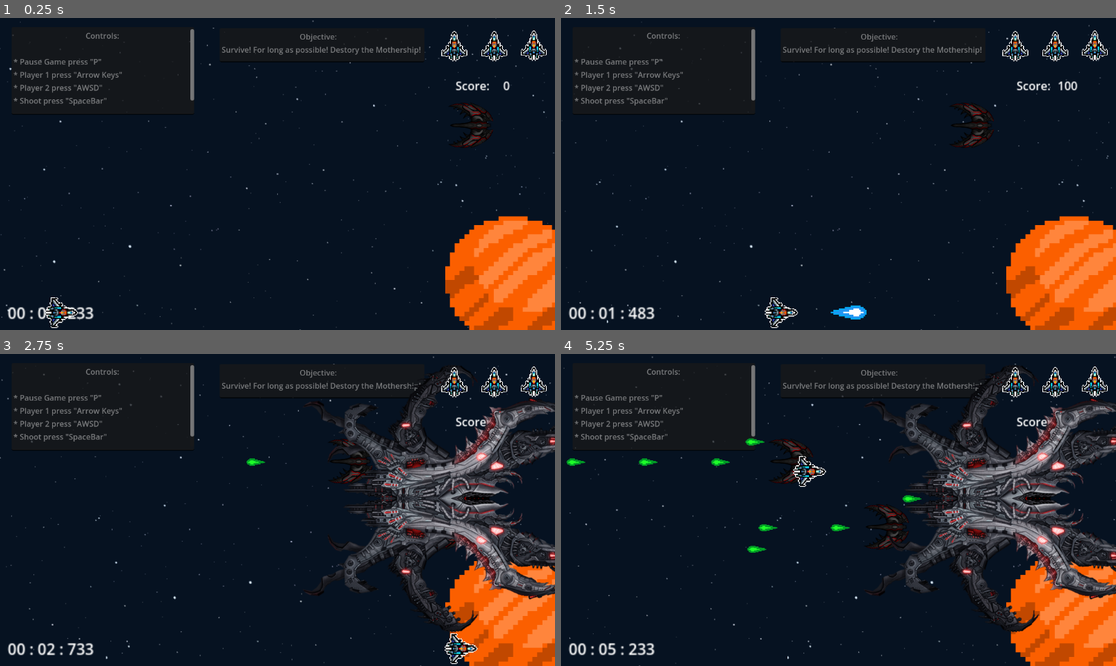
Above: before the commit, frames 1-4 (two rows, left to right).
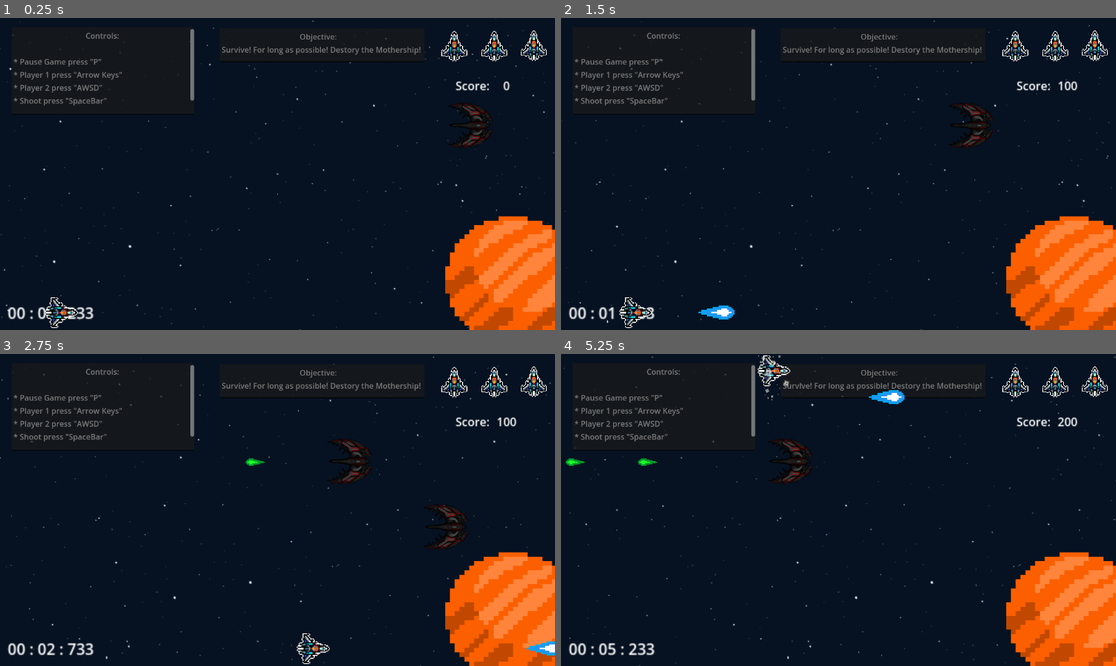
Above: after the commit, the same moments.

Repository: Yereeme/Space-Defenders-New
Game: Godot game, scene res://Game.tscn
Two runs of this game, one before a commit and one after it. Both use one fixed random seed, a clock stepped at 60 frames per second and the inputs below. This scene is started directly instead of the project's main scene.
Inputs:
- Up to frame 1 (0.25 s): no input
- Up to frame 2 (1.5 s): tap Enter at 0.5 s; hold Right (Right) 0.53-1.28 s; hold Space (Shoot) 0.53-1.28 s; hold Down (Down) from 1.28 s (still down); tap Space (Shoot) at 1.35 s
- Up to frame 3 (2.75 s): release Down (Down) at 2.03 s; hold Right (Right) from 2.03 s (still down); hold Space (Shoot) from 2.03 s (still down)
- Up to frame 4 (5.25 s): release Right (Right) at 2.78 s; release Space (Shoot) at 2.78 s; hold Up (Up) 2.78-3.53 s; tap Space (Shoot) at 2.85, 4.35 s; hold Space (Shoot) 3.53-4.28 s; hold Left (Left) 3.53-5.03 s; hold Down (Down) from 5.03 s (still down); hold Space (Shoot) from 5.03 s (still down)

The runs differ from the first frame. In frame 1, 0.1% of the frame differs, in the area x 80-89%, y 27-42%; in frame 2, 1.1%; in frame 3, 13%; in frame 4, 14%, in the area x 0-100%, y 0-90%.

Commit message:
multi

Diff:
--- a/Enemies/Scripts/enemy.gd
+++ b/Enemies/Scripts/enemy.gd
@@ -9,6 +9,10 @@
 
 func _ready() -> void:
 	# Create a timer to handle shooting
+
+	if not multiplayer.is_server():
+		return
+
 	var shooting_timer = Timer.new()
 	shooting_timer.wait_time = shooting_interval
 	shooting_timer.autostart = true
@@ -25,7 +29,13 @@
 	var bullet = bullet_scene.instantiate()
 	bullet.position = $Muzzle.global_position  # Spawn bullet from the muzzle
 	bullet.direction = Vector2.LEFT  # Set bullet direction to left
-	get_tree().current_scene.add_child(bullet)  # Add bullet to the current scene
+	#get_tree().current_scene.add_child(bullet)  # Add bullet to the current scene
+	if $pew:
+		$pew.add_child(bullet, true)
+	elif get_tree().current_scene:
+		get_tree().current_scene.add_child(bullet)
+	else:
+		print("Error: No valid parent to add bullet!")
 
 # Handle taking damage from player bullets
 func take_damage(amount: int) -> void:
--- a/Enemies/Scripts/enemy_bullet.gd
+++ b/Enemies/Scripts/enemy_bullet.gd
@@ -4,7 +4,7 @@
 var direction: Vector2 = Vector2.LEFT  # Default direction
 
 func _ready() -> void:
-	# Nothing needed here for now unless initialization is required
+
 	pass
 
 func _physics_process(delta: float) -> void:
--- a/Enemies/Scripts/mothership.gd
+++ b/Enemies/Scripts/mothership.gd
@@ -22,6 +22,9 @@
 var time_elapsed: float = 0.0
 
 func _ready() -> void:
+
+	if not multiplayer.is_server():
+		return
 	# Start the shooting cycle when the mothership spawns
 	start_shooting()
 
@@ -68,6 +71,7 @@
 	add_child(attack_timer)
 	attack_timer.timeout.connect(Callable(self, "_perform_attack"))
 
+
 func _perform_attack() -> void:
 	# Randomly pick an attack type
 	var attack_type = randi() % 3
@@ -95,20 +99,24 @@
 	spawn_bullet(middle_cannon.global_position, Vector2.ZERO, true)
 
 func spawn_bullet(position: Vector2, direction: Vector2 = Vector2.ZERO, is_tracking: bool = false) -> void:
-	var bullet = bullet_scene.instantiate()
-	bullet.position = position
+	var bullet = bullet_scene.instantiate()  # Create a new bullet instance
+	bullet.position = position  # Set the bullet's position
+	bullet.direction = direction  # Set the bullet's direction
 
-	if is_tracking:
-		# Find the player and aim at them
-		var player = $Player  # Adjust if needed
-		if player:
-			bullet.direction = (player.global_position - position).normalized()
+	# Add the bullet to the "pew" node if it exists
+	if $mothershell:
+		$mothershell.add_child(bullet, true)  # Add the bullet to the "pew" container
+		print("Bullet added to pew at position:", position)
 	else:
-		# For normal bullets, set the provided direction
-		bullet.direction = direction
+		print("Error: pew node not found! Adding bullet to current scene.")
+		if get_tree().current_scene:
+			get_tree().current_scene.add_child(bullet)  # Fallback to adding bullet to the current scene
+		else:
+			print("Error: No valid parent to add bullet!")
 
-	# Add the bullet to the scene
-	get_tree().current_scene.add_child(bullet)
+
+
+
 
 func phase_2_movement(delta: float) -> void:
 	# Make the mothership move up and down more dramatically in Phase 2
--- a/Enemies/enemy.tscn
+++ b/Enemies/enemy.tscn
@@ -59,6 +59,17 @@
 "speed": 5.0
 }]
 
+[sub_resource type="SceneReplicationConfig" id="SceneReplicationConfig_huk4t"]
+properties/0/path = NodePath(".:position")
+properties/0/spawn = true
+properties/0/replication_mode = 1
+properties/1/path = NodePath(".:rotation")
+properties/1/spawn = true
+properties/1/replication_mode = 1
+properties/2/path = NodePath(".:shooting_interval")
+properties/2/spawn = true
+properties/2/replication_mode = 1
+
 [node name="Enemy" type="CharacterBody2D" groups=["enemies"]]
 scale = Vector2(0.279542, 0.279542)
 collision_layer = 262208
@@ -95,4 +106,14 @@
 stream = ExtResource("3_7w6cc")
 autoplay = true
 
+[node name="pew" type="Node" parent="."]
+
+[node name="MultiplayerSynchronizer" type="MultiplayerSynchronizer" parent="."]
+replication_config = SubResource("SceneReplicationConfig_huk4t")
+
+[node name="MultiplayerSpawner" type="MultiplayerSpawner" parent="."]
+_spawnable_scenes = PackedStringArray("res://Enemies/enemy_bullet.tscn")
+spawn_path = NodePath("../pew")
+spawn_limit = 26
+
 [connection signal="timeout" from="ShootingTimer" to="." method="_on_shooting_timer_timeout"]
--- a/Enemies/enemy_bullet.tscn
+++ b/Enemies/enemy_bullet.tscn
@@ -6,6 +6,14 @@
 
 [sub_resource type="RectangleShape2D" id="RectangleShape2D_26upx"]
 size = Vector2(37, 16)
+
+[sub_resource type="SceneReplicationConfig" id="SceneReplicationConfig_rr41s"]
+properties/0/path = NodePath(".:position")
+properties/0/spawn = true
+properties/0/replication_mode = 1
+properties/1/path = NodePath(".:rotation")
+properties/1/spawn = true
+properties/1/replication_mode = 1
 
 [node name="EnemyBullet" type="Area2D"]
 collision_layer = 1056
@@ -26,4 +34,7 @@
 stream = ExtResource("3_tte0g")
 autoplay = true
 
+[node name="MultiplayerSynchronizer" type="MultiplayerSynchronizer" parent="."]
+replication_config = SubResource("SceneReplicationConfig_rr41s")
+
 [connection signal="body_entered" from="." to="." method="_on_body_entered"]
--- a/Enemies/mothership.tscn
+++ b/Enemies/mothership.tscn
@@ -60,11 +60,21 @@
 "speed": 5.0
 }]
 
+[sub_resource type="SceneReplicationConfig" id="SceneReplicationConfig_qukod"]
+properties/0/path = NodePath(".:position")
+properties/0/spawn = true
+properties/0/replication_mode = 1
+properties/1/path = NodePath(".:rotation")
+properties/1/spawn = true
+properties/1/replication_mode = 1
+
 [node name="Mothership" type="CharacterBody2D" groups=["enemies"]]
 rotation = -1.5708
+scale = Vector2(0.687467, 0.687467)
 collision_layer = 64
 collision_mask = 2
 script = ExtResource("1_8w2av")
+max_health = 100
 bullet_scene = ExtResource("2_7mxcn")
 
 [node name="Sprite2D" type="Sprite2D" parent="."]
@@ -98,3 +108,13 @@
 stream = ExtResource("13_wp12h")
 volume_db = 6.0
 autoplay = true
+
+[node name="MotherShipSynchronizer" type="MultiplayerSynchronizer" parent="."]
+replication_config = SubResource("SceneReplicationConfig_qukod")
+
+[node name="mothershell" type="Node" parent="."]
+
+[node name="MultiplayerSpawner" type="MultiplayerSpawner" parent="."]
+_spawnable_scenes = PackedStringArray("res://Enemies/enemy_bullet.tscn")
+spawn_path = NodePath("../mothershell")
+spawn_limit = 10
--- a/Game.tscn
+++ b/Game.tscn
@@ -7,11 +7,9 @@
 [ext_resource type="Script" path="res://UI/Score Label.gd" id="5_toc4t"]
 [ext_resource type="AudioStream" uid="uid://cnys56o6rnjd" path="res://Sounds/Game Music.wav" id="5_v3vho"]
 [ext_resource type="Texture2D" uid="uid://drw1eetuknjl0" path="res://Graphics/Players.png" id="6_is43n"]
+[ext_resource type="PackedScene" uid="uid://d3jn6am0y2pqc" path="res://wave_manager.tscn" id="9_cvies"]
 [ext_resource type="PackedScene" uid="uid://b4bmc0rhj75rn" path="res://Pause Menu/Pause Menu.tscn" id="10_v7yhh"]
-[ext_resource type="Script" path="res://UI/wave_manager.gd" id="11_barex"]
-[ext_resource type="PackedScene" uid="uid://chvjla11ng42j" path="res://Enemies/enemy.tscn" id="12_cer12"]
 [ext_resource type="Script" path="res://Connection/quit.gd" id="15_4otwu"]
-[ext_resource type="PackedScene" uid="uid://2eyhdlnm4py1" path="res://Enemies/mothership.tscn" id="15_gom07"]
 
 [sub_resource type="WorldBoundaryShape2D" id="WorldBoundaryShape2D_fputq"]
 
@@ -77,9 +75,14 @@
 [node name="Player" type="Node" parent="." groups=["players"]]
 
 [node name="PlayerSpawner" type="MultiplayerSpawner" parent="."]
-_spawnable_scenes = PackedStringArray("res://Players/Player.tscn")
+_spawnable_scenes = PackedStringArray("res://Players/Player.tscn", "res://Players/Laser.tscn")
 spawn_path = NodePath("../Player")
 spawn_limit = 2
+
+[node name="WaveSpawner" type="MultiplayerSpawner" parent="."]
+_spawnable_scenes = PackedStringArray("res://Enemies/mothership.tscn", "res://Enemies/enemy.tscn")
+spawn_path = NodePath("../Wave Manager/Wave")
+spawn_limit = 100
 
 [node name="AudioStreamPlayer2D" type="AudioStreamPlayer2D" parent="."]
 stream = ExtResource("5_v3vho")
@@ -156,12 +159,9 @@
 offset_top = 1.0
 offset_bottom = 1.0
 
-[node name="Wave Manager" type="Node2D" parent="."]
-script = ExtResource("11_barex")
-enemy_scene = ExtResource("12_cer12")
-mothership_scene = ExtResource("15_gom07")
-wave_interval = 3.0
-mothership_spawn_time = 2.0
+[node name="Wave Manager" parent="." instance=ExtResource("9_cvies")]
+
+[node name="Wave" type="Node" parent="Wave Manager"]
 
 [node name="Quit" type="Node" parent="."]
 script = ExtResource("15_4otwu")
--- a/Players/Laser.tscn
+++ b/Players/Laser.tscn
@@ -1,11 +1,19 @@
-[gd_scene load_steps=5 format=3 uid="uid://ktw12tmhtr8x"]
+[gd_scene load_steps=6 format=3 uid="uid://ktw12tmhtr8x"]
 
 [ext_resource type="Script" path="res://Players/Player Script/Laser.gd" id="1_7o15s"]
-[ext_resource type="Texture2D" uid="uid://d3phrin7rxa7o" path="res://Graphics/Players Lazer shoot.png" id="1_q1bcd"]
+[ext_resource type="Texture2D" uid="uid://6dwor6fa47xx" path="res://Graphics/Players Lazer shoot.png" id="1_q1bcd"]
 [ext_resource type="AudioStream" uid="uid://ci6y02whusux8" path="res://Sounds/Player Lazer Shot.wav" id="2_2oxvu"]
 
 [sub_resource type="RectangleShape2D" id="RectangleShape2D_wnf4n"]
 size = Vector2(77, 31)
+
+[sub_resource type="SceneReplicationConfig" id="SceneReplicationConfig_paqv7"]
+properties/0/path = NodePath(".:position")
+properties/0/spawn = true
+properties/0/replication_mode = 1
+properties/1/path = NodePath(".:rotation")
+properties/1/spawn = true
+properties/1/replication_mode = 1
 
 [node name="Laser" type="Area2D"]
 collision_layer = 2
@@ -27,5 +35,8 @@
 
 [node name="VisibleOnScreenNotifier2D" type="VisibleOnScreenNotifier2D" parent="."]
 
+[node name="MultiplayerSynchronizer" type="MultiplayerSynchronizer" parent="."]
+replication_config = SubResource("SceneReplicationConfig_paqv7")
+
 [connection signal="body_entered" from="." to="." method="_on_body_entered"]
 [connection signal="screen_exited" from="VisibleOnScreenNotifier2D" to="." method="_on_visible_on_screen_notifier_2d_screen_exited"]
--- a/Players/LaserWeapon.tscn
+++ b/Players/LaserWeapon.tscn
@@ -1,6 +1,21 @@
-[gd_scene load_steps=2 format=3 uid="uid://baqrqr8owyv6p"]
+[gd_scene load_steps=3 format=3 uid="uid://baqrqr8owyv6p"]
 
 [ext_resource type="Script" path="res://Players/Player Script/Laser_Weapon.gd" id="1_t2s07"]
 
+[sub_resource type="SceneReplicationConfig" id="SceneReplicationConfig_4cc3t"]
+properties/0/path = NodePath(".:position")
+properties/0/spawn = true
+properties/0/replication_mode = 1
+
 [node name="LaserWeapon" type="Node2D"]
 script = ExtResource("1_t2s07")
+
+[node name="MultiplayerSynchronizer" type="MultiplayerSynchronizer" parent="."]
+replication_config = SubResource("SceneReplicationConfig_4cc3t")
+
+[node name="gun" type="Node" parent="."]
+
+[node name="GunSpawner" type="MultiplayerSpawner" parent="."]
+_spawnable_scenes = PackedStringArray("res://Players/Laser.tscn")
+spawn_path = NodePath("../gun")
+spawn_limit = 10
--- a/Players/Player Script/Laser_Weapon.gd
+++ b/Players/Player Script/Laser_Weapon.gd
@@ -1,13 +1,29 @@
 extends Node2D
-
-#Youtube Tutorial URL: https://www.youtube.com/watch?v=-UuPEaaZkV0
-#Creating Laser Shot
 
 @export var laser_scene: PackedScene = preload("res://Players/Laser.tscn")  # Preload the laser scene
 
+@onready var gun = $gun  # Reference to the "gun" node
+
+@rpc("call_remote")
 func shoot():
 	# Instance the laser
 	var laser = laser_scene.instantiate()
 	laser.global_position = self.global_position  # Set laser position to the shooter's position
-	# Add the laser to the current scene (ensure the path is correct)
-	get_tree().current_scene.add_child(laser)
+
+	# Add the laser to the "gun" node if it exists
+	if gun:
+		gun.add_child(laser)
+		print("Laser added to gun at position:", laser.global_position)
+	else:
+		print("Error: gun node not found! Adding laser to current scene.")
+		if get_tree().current_scene:
+			get_tree().current_scene.add_child(laser)  # Fallback to adding laser to the current scene
+		else:
+			print("Error: No valid parent to add laser!")
+
+	# Assign multiplayer authority
+	if laser.has_node("MultiplayerSynchronizer"):
+		laser.get_node("MultiplayerSynchronizer").set_multiplayer_authority(multiplayer.get_unique_id())
+
+	# Synchronize bullet spawning across all peers
+	rpc("shoot")
--- a/Players/Player Script/Players.gd
+++ b/Players/Player Script/Players.gd
@@ -19,7 +19,7 @@
 @export var player := 1:
 	set(id):
 		player = id
-		# Give authority over the player input to the appropriate peer.
+		# Assign network authority to the InputSynchronizer
 		$InputSynchronizer.set_multiplayer_authority(id)
 
 # Player synchronized input.
@@ -40,29 +40,34 @@
 
 func _physics_process(delta: float) -> void:
 	player_movement(delta)
-
+@rpc("call_remote")
 func get_input() -> Vector2:
-	input.x = int(Input.is_action_pressed("Right")) - int(Input.is_action_pressed("Left"))
-	input.y = int(Input.is_action_pressed("Down")) - int(Input.is_action_pressed("Up"))
-	return input.normalized()
+	# Instead of checking Input.is_action_pressed(), we now rely on input_sync.direction
+	# This keeps the same logic but pulls direction data from the network-synced node.
+	var dir = input_sync.direction
+	return dir.normalized()
 
 func player_movement(delta: float) -> void:
 	input = get_input()
+
 	if input == Vector2.ZERO:
+		# Apply friction to gradually slow down
 		if velocity.length() > (friction * delta):
 			velocity -= velocity.normalized() * (friction * delta)
 		else:
 			velocity = Vector2.ZERO
 	else:
+		# Accelerate in the direction of input
 		velocity += (input * accel * delta)
 		velocity = velocity.limit_length(max_speed)
+
 	move_and_slide()
 
 func _unhandled_key_input(event: InputEvent) -> void:
 	if event.is_action_pressed("Shoot"):
 		$Lasers.shoot()  # Call the shoot function
+		input_sync.attacking = true
 
-# Handle taking damage from enemy bullets
 func take_damage(amount: int) -> void:
 	if !invincibilityTimer.is_stopped():
 		return
@@ -77,7 +82,6 @@
 		print("Player is dead!")
 		queue_free()  # Remove the player when health is 0
 
-# Update the UI to reflect the player's remaining lives
 func update_lives_ui() -> void:
 	if lives_ui == null:
 		print("Error: Cannot update Lives UI. Lives node is not assigned!")
@@ -85,10 +89,7 @@
 
 	for i in range(lives_ui.get_child_count()):
 		var life_icon = lives_ui.get_child(i)
-		if i < current_health:
-			life_icon.visible = true  # Show life icons for remaining health
-		else:
-			life_icon.visible = false  # Hide life icons for lost health
+		life_icon.visible = (i < current_health)  # Show/hide life icons
 
 func applyShield(time: float):
 	invincibilityTimer.start(time)
--- a/Players/Player.tscn
+++ b/Players/Player.tscn
@@ -12,7 +12,7 @@
 [sub_resource type="SceneReplicationConfig" id="SceneReplicationConfig_v06n8"]
 properties/0/path = NodePath(".:player")
 properties/0/spawn = true
-properties/0/replication_mode = 0
+properties/0/replication_mode = 1
 properties/1/path = NodePath(".:position")
 properties/1/spawn = true
 properties/1/replication_mode = 1
@@ -54,4 +54,11 @@
 scale = Vector2(0.185, 0.198333)
 texture = ExtResource("5_uxubm")
 
+[node name="gun" type="Node" parent="."]
+
+[node name="MultiplayerSpawner" type="MultiplayerSpawner" parent="."]
+_spawnable_scenes = PackedStringArray("res://Players/Laser.tscn", "res://Players/LaserWeapon.tscn")
+spawn_path = NodePath("../gun")
+spawn_limit = 13
+
 [connection signal="timeout" from="InvincibilityTimer" to="." method="_on_invincibility_timer_timeout"]
--- a/UI/wave_manager.gd
+++ b/UI/wave_manager.gd
@@ -1,7 +1,7 @@
 extends Node2D
 
-@export var enemy_scene: PackedScene  # Assign your Enemy.tscn here
-@export var mothership_scene: PackedScene  # Assign your Mothership.tscn here
+@export var enemy_scene: PackedScene
+@export var mothership_scene: PackedScene
 @export var wave_interval: float = 5.0  # Time between waves in seconds
 @export var mothership_spawn_time: float = 30.0  # Time before the mothership spawns
 @export var enemies_per_wave: int = 3  # Number of enemies per wave
@@ -11,6 +11,8 @@
 
 func _ready() -> void:
 	# Start the wave spawning process
+	if not multiplayer.is_server():
+		return
 	start_wave_spawning()
 
 	# Set a timer for the mothership to spawn
@@ -38,7 +40,8 @@
 	# Add slight vertical variation to the spawn position
 	enemy.position = spawn_position + Vector2(0, randf_range(-200, 200))
 	# Safely add the enemy using call_deferred to avoid setup issues
-	get_tree().current_scene.call_deferred("add_child", enemy)
+	#get_tree().current_scene.call_deferred("add_child", enemy)
+	$enem.add_child(enemy, true)
 
 func spawn_mothership() -> void:
 	print("Spawning mothership...")
@@ -47,7 +50,8 @@
 	# Instantiate the mothership
 	var mothership = mothership_scene.instantiate()
 	mothership.position = Vector2(500, 200)  # Adjust the position as needed
-	get_tree().current_scene.add_child(mothership)
+	#get_tree().current_scene.call_deferred("add_child", mothership)
+	$enem.add_child(mothership, true)
 
 	# Connect to the tree_exited signal to detect when the mothership is removed
 	mothership.connect("tree_exited", Callable(self, "_on_mothership_defeated"))
--- a/project.godot
+++ b/project.godot
@@ -27,25 +27,25 @@
 
 Up={
 "deadzone": 0.5,
-"events": [Object(InputEventKey,"resource_local_to_scene":fa …(140 unchanged characters)… d":false,"keycode":0,"physical_keycode":87,"key_label":0,"unicode":119,"location":0,"echo":false,"script":null)
+"events": [Object(InputEventKey,"resource_local_to_scene":fa …(140 unchanged characters)… d":false,"keycode":0,"physical_keycode":65,"key_label":0,"unicode":65,"location":0,"echo":false,"script":null)
 , Object(InputEventKey,"resource_local_to_scene":false,"resource_name":"","device":-1,"window_id":0,"alt_pressed":false …(186 unchanged characters)…
 ]
 }
 Down={
 "deadzone": 0.5,
-"events": [Object(InputEventKey,"resource_local_to_scene":fa …(140 unchanged characters)… d":false,"keycode":0,"physical_keycode":83,"key_label":0,"unicode":115,"location":0,"echo":false,"script":null)
+"events": [Object(InputEventKey,"resource_local_to_scene":fa …(140 unchanged characters)… d":false,"keycode":0,"physical_keycode":68,"key_label":0,"unicode":68,"location":0,"echo":false,"script":null)
 , Object(InputEventKey,"resource_local_to_scene":false,"resource_name":"","device":-1,"window_id":0,"alt_pressed":false …(186 unchanged characters)…
 ]
 }
 Left={
 "deadzone": 0.5,
-"events": [Object(InputEventKey,"resource_local_to_scene":fa …(140 unchanged characters)… d":false,"keycode":0,"physical_keycode":65,"key_label":0,"unicode":97,"location":0,"echo":false,"script":null)
+"events": [Object(InputEventKey,"resource_local_to_scene":fa …(140 unchanged characters)… d":false,"keycode":0,"physical_keycode":87,"key_label":0,"unicode":87,"location":0,"echo":false,"script":null)
 , Object(InputEventKey,"resource_local_to_scene":false,"resource_name":"","device":-1,"window_id":0,"alt_pressed":false …(186 unchanged characters)…
 ]
 }
 Right={
 "deadzone": 0.5,
-"events": [Object(InputEventKey,"resource_local_to_scene":fa …(140 unchanged characters)… d":false,"keycode":0,"physical_keycode":68,"key_label":0,"unicode":100,"location":0,"echo":false,"script":null)
+"events": [Object(InputEventKey,"resource_local_to_scene":fa …(140 unchanged characters)… d":false,"keycode":0,"physical_keycode":83,"key_label":0,"unicode":83,"location":0,"echo":false,"script":null)
 , Object(InputEventKey,"resource_local_to_scene":false,"resource_name":"","device":-1,"window_id":0,"alt_pressed":false …(186 unchanged characters)…
 ]
 }
--- /dev/null
+++ b/wave_manager.tscn
@@ -0,0 +1,36 @@
+[gd_scene load_steps=5 format=3 uid="uid://d3jn6am0y2pqc"]
+
+[ext_resource type="Script" path="res://UI/wave_manager.gd" id="1_eci8u"]
+[ext_resource type="PackedScene" uid="uid://chvjla11ng42j" path="res://Enemies/enemy.tscn" id="2_gpcgc"]
+[ext_resource type="PackedScene" uid="uid://2eyhdlnm4py1" path="res://Enemies/mothership.tscn" id="3_y6qf7"]
+
+[sub_resource type="SceneReplicationConfig" id="SceneReplicationConfig_a564d"]
+properties/0/path = NodePath(".:enemies_per_wave")
+properties/0/spawn = true
+properties/0/replication_mode = 1
+properties/1/path = NodePath(".:spawn_position")
+properties/1/spawn = true
+properties/1/replication_mode = 1
+properties/2/path = NodePath(".:mothership_spawn_time")
+properties/2/spawn = true
+properties/2/replication_mode = 1
+properties/3/path = NodePath(".:wave_interval")
+properties/3/spawn = true
+properties/3/replication_mode = 1
+
+[node name="Wave Manager" type="Node2D"]
+script = ExtResource("1_eci8u")
+enemy_scene = ExtResource("2_gpcgc")
+mothership_scene = ExtResource("3_y6qf7")
+wave_interval = 3.0
+mothership_spawn_time = 10.0
+
+[node name="MultiplayerSynchronizer" type="MultiplayerSynchronizer" parent="."]
+replication_config = SubResource("SceneReplicationConfig_a564d")
+
+[node name="enem" type="Node" parent="."]
+
+[node name="MultiplayerSpawner" type="MultiplayerSpawner" parent="."]
+_spawnable_scenes = PackedStringArray("res://Enemies/enemy.tscn", "res://Enemies/mothership.tscn")
+spawn_path = NodePath("../enem")
+spawn_limit = 22
Not shown: 1 places in Enemies/enemy.tscn that only renumber resources
Not shown: 1 places in Enemies/enemy_bullet.tscn that only renumber resources
Not shown: 1 places in Enemies/mothership.tscn that only renumber resources
Not shown: 1 places in Game.tscn that only renumber resources
Not shown, added: Enemies/ene6BA2.tmp
Not shown, added: Enemies/eneB08C.tmp
Not shown, added: Enemies/mot3587.tmp
Not shown, added: Gam5F77.tmp
Not shown, added: Players/Pla5540.tmp
Not shown, added: Players/PlaBAB4.tmp
Not shown, added: Players/PlaF4E3.tmp
